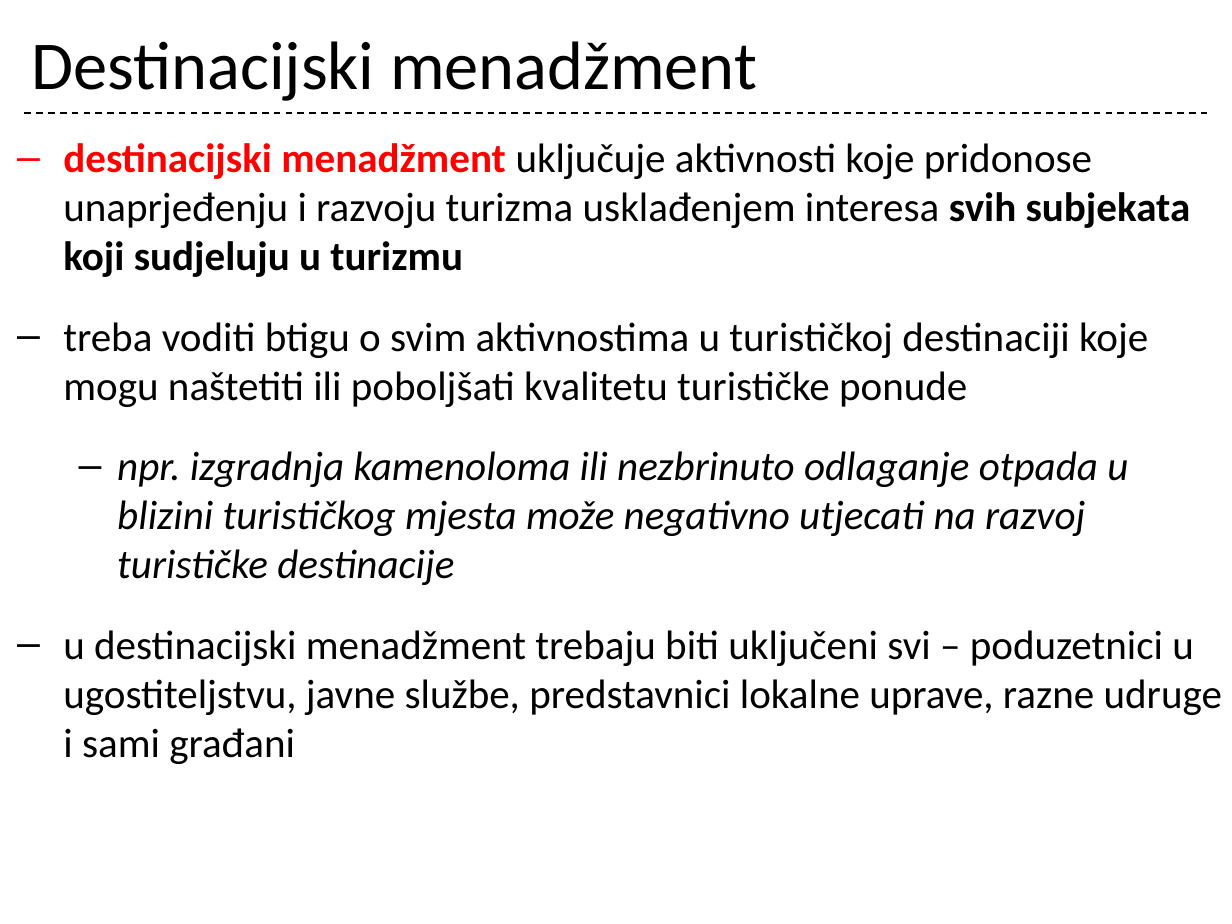
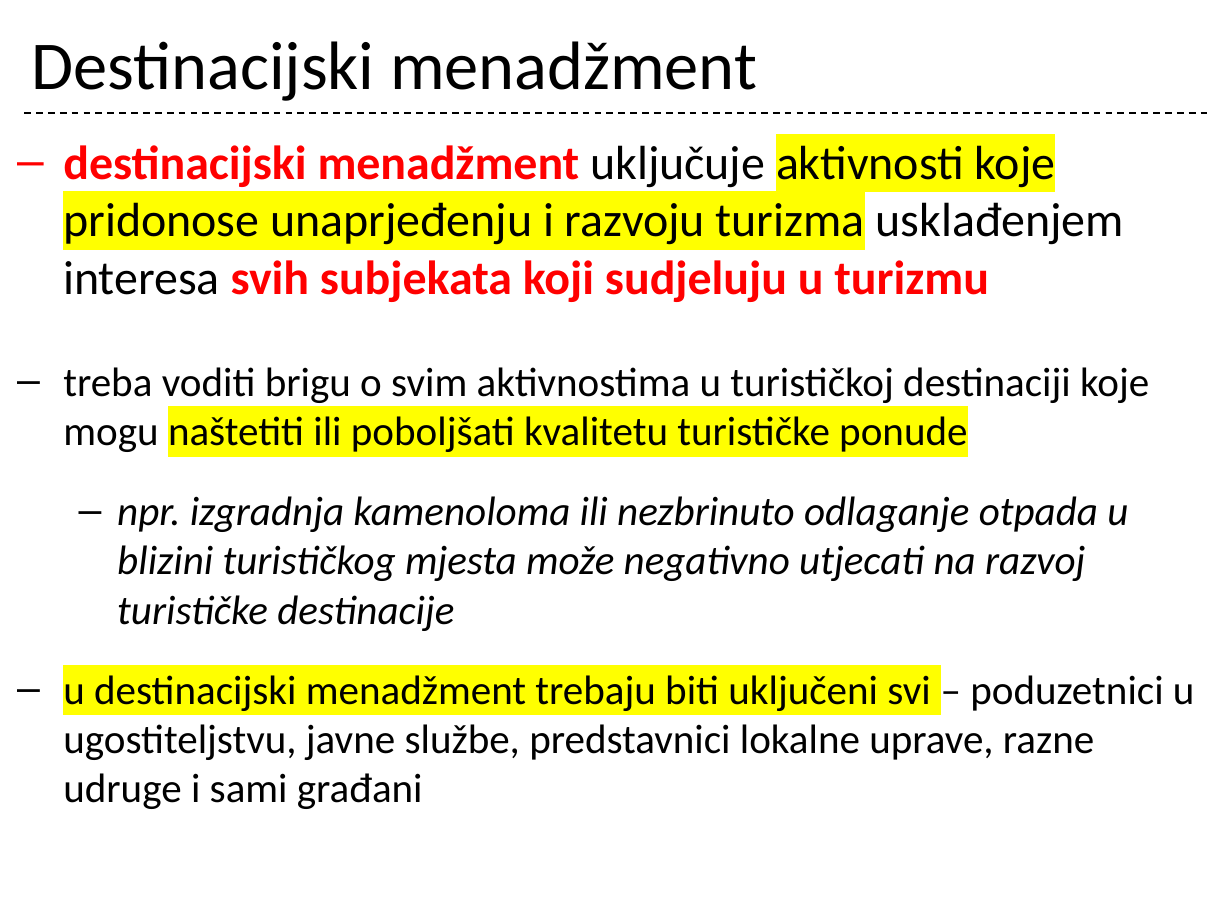
Before and after one commit to cornx/print, a slide deck: slide 38 of data/prezentacije/osnove_turizma/001_Turizam_uvod.pptx. Drawn at 1232x924 pixels with LibreOffice and Linux fonts; fonts in the diff are those of the drawing. Boxes give left, top, right and bottom in pixels: in the first picture for what was removed or moved away, otherwise in the second. Text is boxed around its words. In the diff, an @@ line names an element or a change of style, - is before the commit and + after.

```diff
--- a/data/prezentacije/osnove_turizma/001_Turizam_uvod.pptx
+++ b/data/prezentacije/osnove_turizma/001_Turizam_uvod.pptx
@@ text at (x1=63, y1=139, x2=1195, y2=809): size 24 to 28 pt in "destinacijski menadžment uključuje aktivnosti koje pridonose ..."; text colour #000000 to #FF0000 in "svih subjekata koji sudjeluju u turizmu"; highlight none to #FFFF00 in "aktivnosti koje pridonose unaprjeđenju i razvoju turizma", "u destinacijski menadžment trebaju biti uključeni svi" @@
@@ text at (x1=63, y1=367, x2=1149, y2=452): text changed @@
-– treba voditi btigu o svim aktivnostima u turističkoj destinaciji koje mogu naštetiti ili poboljšati kvalitetu turističke ponude
+– treba voditi brigu o svim aktivnostima u turističkoj destinaciji koje mogu naštetiti ili poboljšati kvalitetu turističke ponude
```
Also in this commit, not shown: 5 other slides changed.
